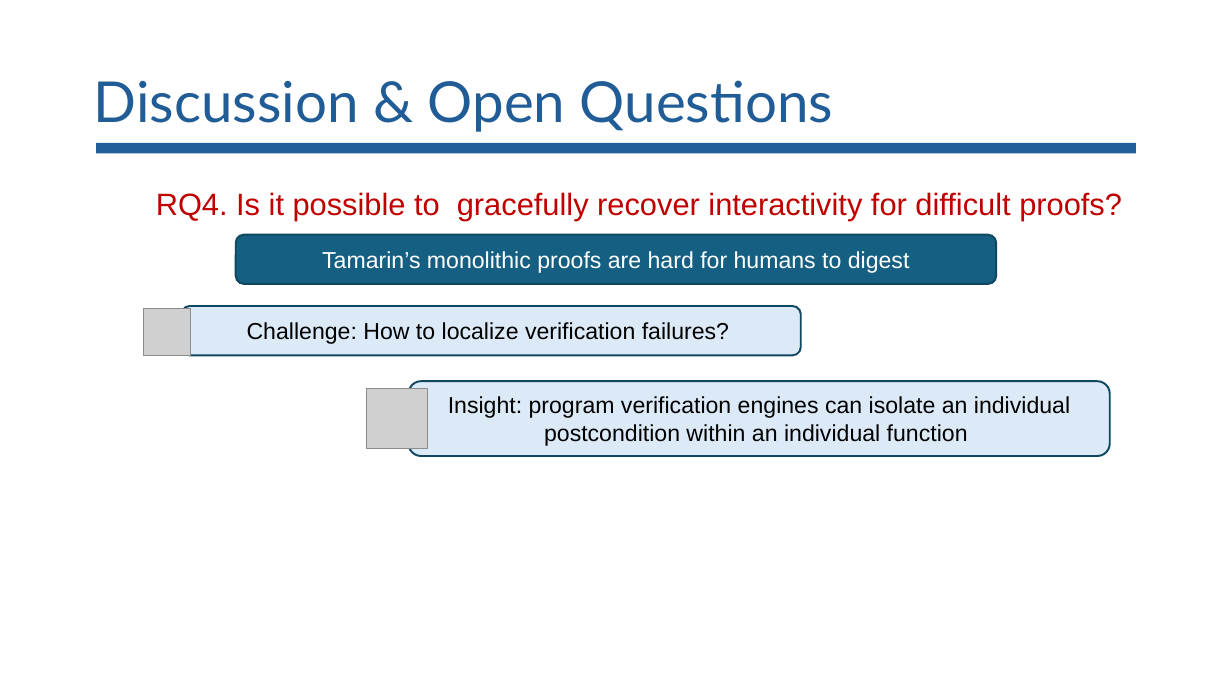
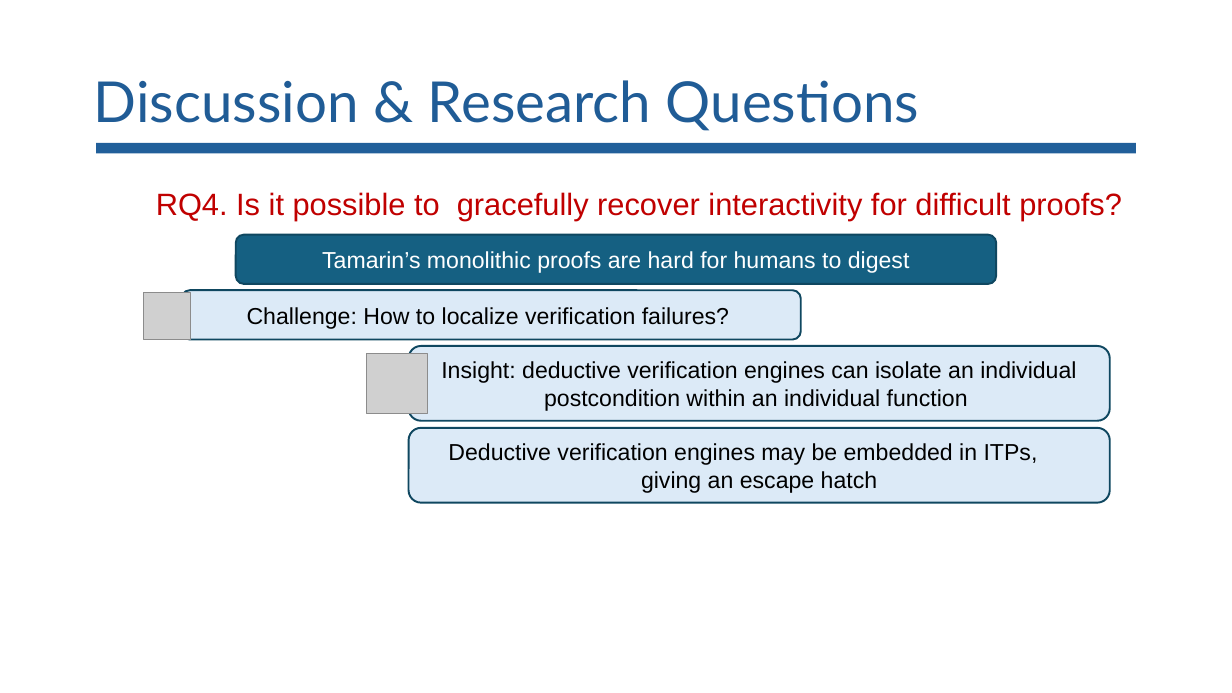
Before and after one commit to lorchrob/comp_slides, a slide deck: slide 98 of comp.pptx (slide 114 before the commit). Drawn at 1232x693 pixels with LibreOffice and Linux fonts; fonts in the diff are those of the drawing; grey boxes stand for pictures. Boxes give left, top, right and bottom in pixels: in the first picture for what was removed or moved away, otherwise in the second. Text is boxed around its words. In the diff, an @@ line names an element or a change of style, - is before the commit and + after.

```diff
--- a/comp.pptx
+++ b/comp.pptx
@@ title at bbox=[94, 80, 919, 131]: text changed @@
-Discussion & Open Questions
+Discussion & Research Questions
@@ picture: place and size @@
-picture at bbox=[144, 309, 191, 356]
+picture at bbox=[144, 293, 191, 340]
@@ rounded rectangle "Challenge: How to localize verification ...": place and size @@
-rounded rectangle "Challenge: How to localize verification ..." at bbox=[182, 306, 801, 355]
+rounded rectangle "Challenge: How to localize verification ..." at bbox=[182, 290, 801, 339]
@@ picture: place and size @@
-picture at bbox=[367, 388, 428, 449]
+picture at bbox=[367, 353, 428, 414]
@@ rounded rectangle "Insight: deductive verification engines can ...": place and size @@
-rounded rectangle "Insight: deductive verification engines can ..." at bbox=[409, 382, 1110, 457]
+rounded rectangle "Insight: deductive verification engines can ..." at bbox=[409, 346, 1110, 421]
@@ text in rounded rectangle at bbox=[441, 361, 1076, 411]: text changed @@
-Insight: program verification engines can isolate an individual postcondition within an individual function
+Insight: deductive verification engines can isolate an individual postcondition within an individual function
@@ rounded rectangle added at bbox=[409, 428, 1110, 503], fill #DCEAF7, outline #104760 1.5 pt, 18 pt, text #000000 @@
+Deductive verification engines may be embedded in ITPs, giving an escape hatch
```
Also in this commit, not shown: 55 other slides changed, 2 slides removed.
